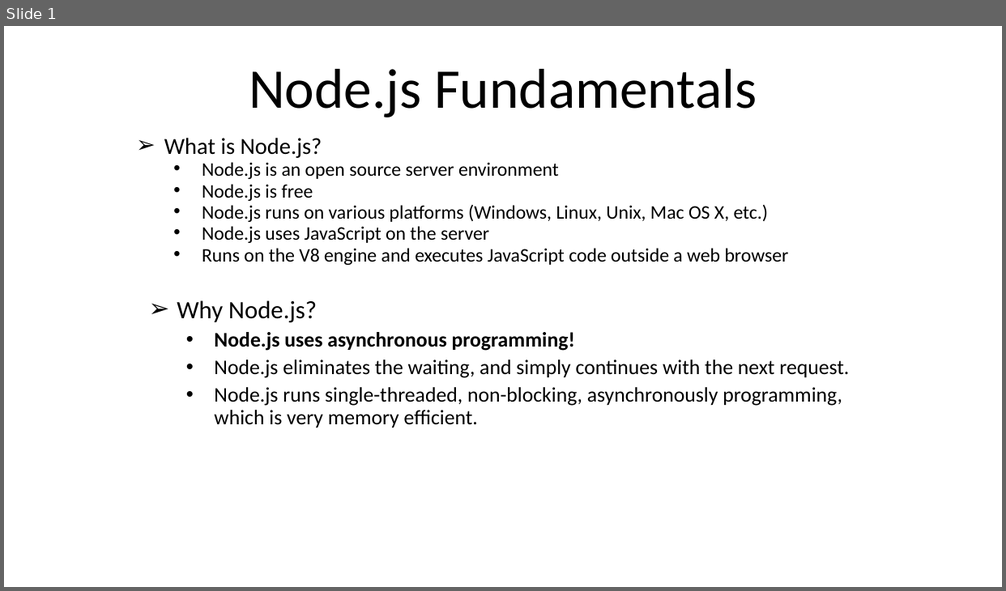
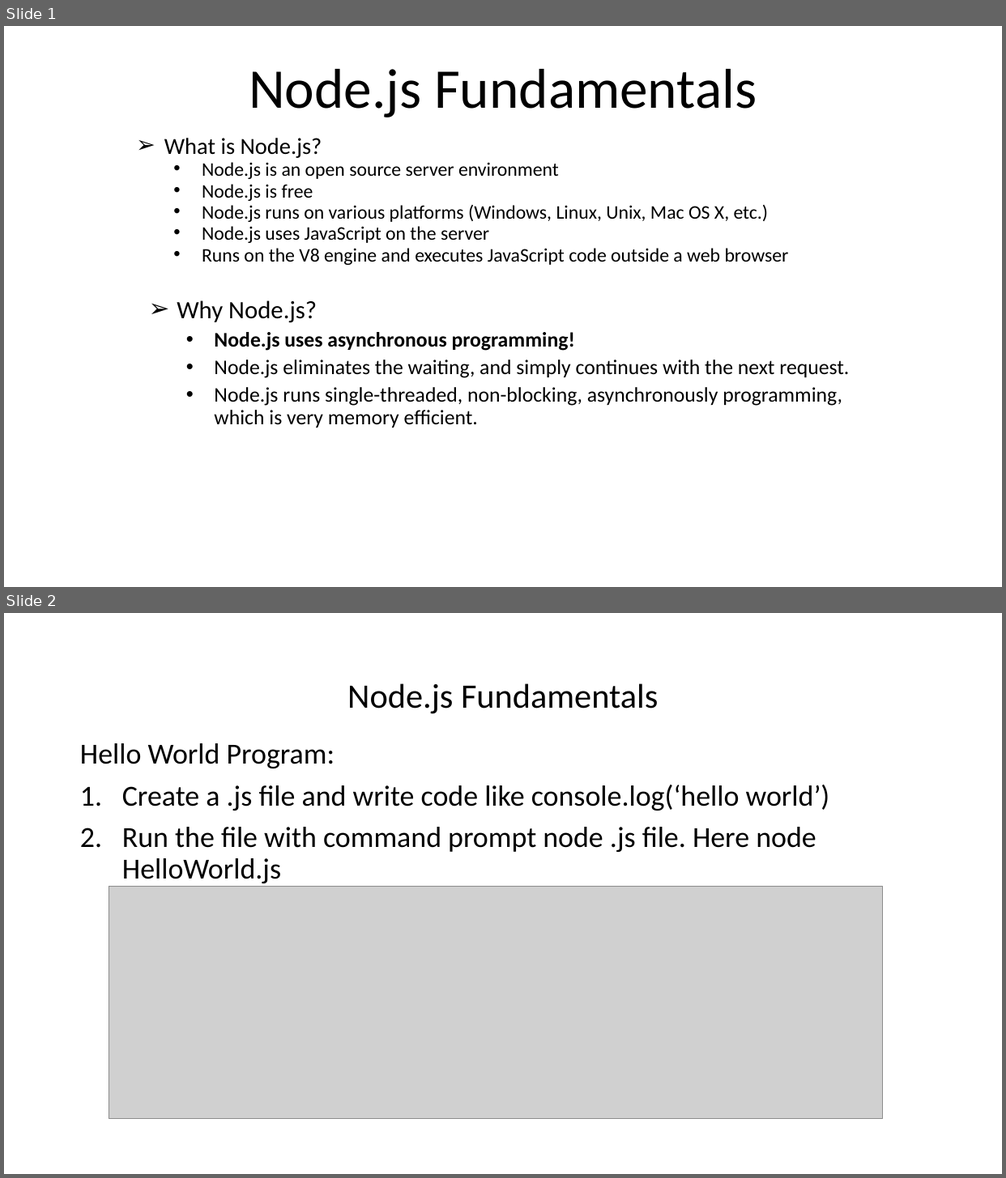
Before and after one commit to rezaice07/nodejs-fundamentals, a slide deck: ppt/01. Introduction.pptx. Shown one above the other, each under a label of ours: slide 1 before the commit, slides 1 and 2 after it. The pictures are 1006x591 and 1006x1178 pixels, drawn with LibreOffice and Linux fonts; fonts in the diff are those of the drawing; grey boxes stand for pictures. Boxes give left, top, right and bottom in pixels: in the first picture for what was removed or moved away, otherwise in the second. Text is boxed around its words. In the diff, an @@ line names an element or a change of style, - is before the commit and + after.

```diff
--- a/ppt/01. Introduction.pptx
+++ b/ppt/01. Introduction.pptx
@@ slide 2 added at [4,613,1002,1174], background #FFFFFF @@
@@ text added at [347,683,658,714], 33 pt, text #000000 @@
+Node.js Fundamentals
@@ text added at [80,743,830,887], 28 pt, text #000000 @@
+Hello World Program:
+1. Create a .js file and write code like console.log(‘hello world’)
+2. Run the file with command prompt node .js file. Here node HelloWorld.js
@@ picture added at [108,886,882,1118] @@
```
Also in this commit, not shown: 2 other slides added, 4 other files.
